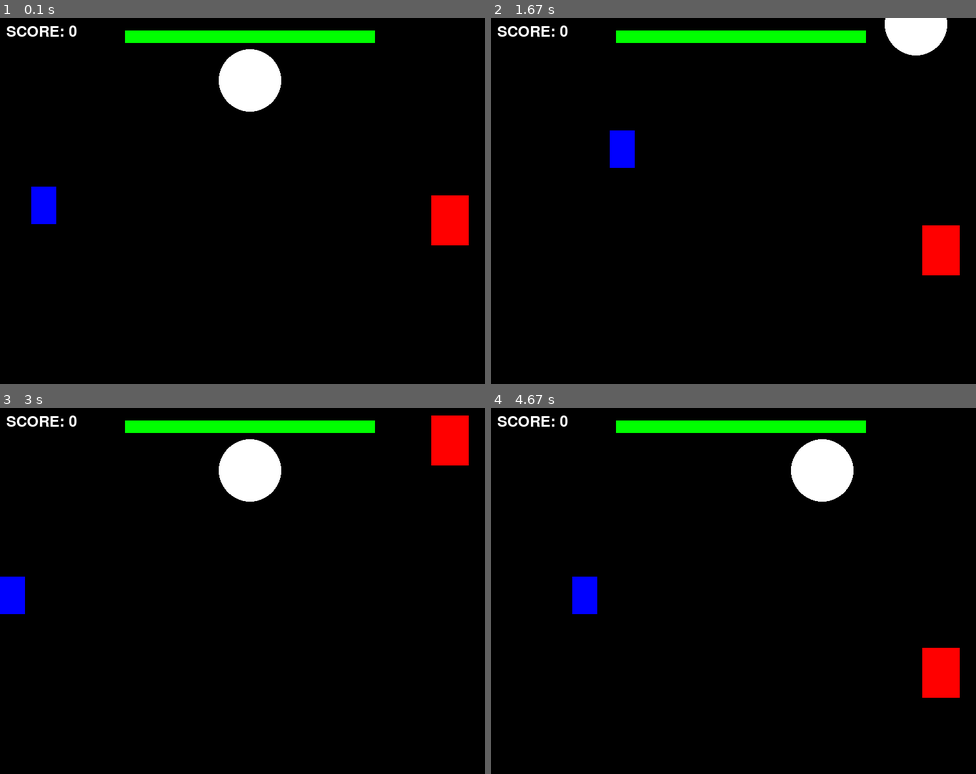
Above: before the commit, frames 1-4 (two rows, left to right).
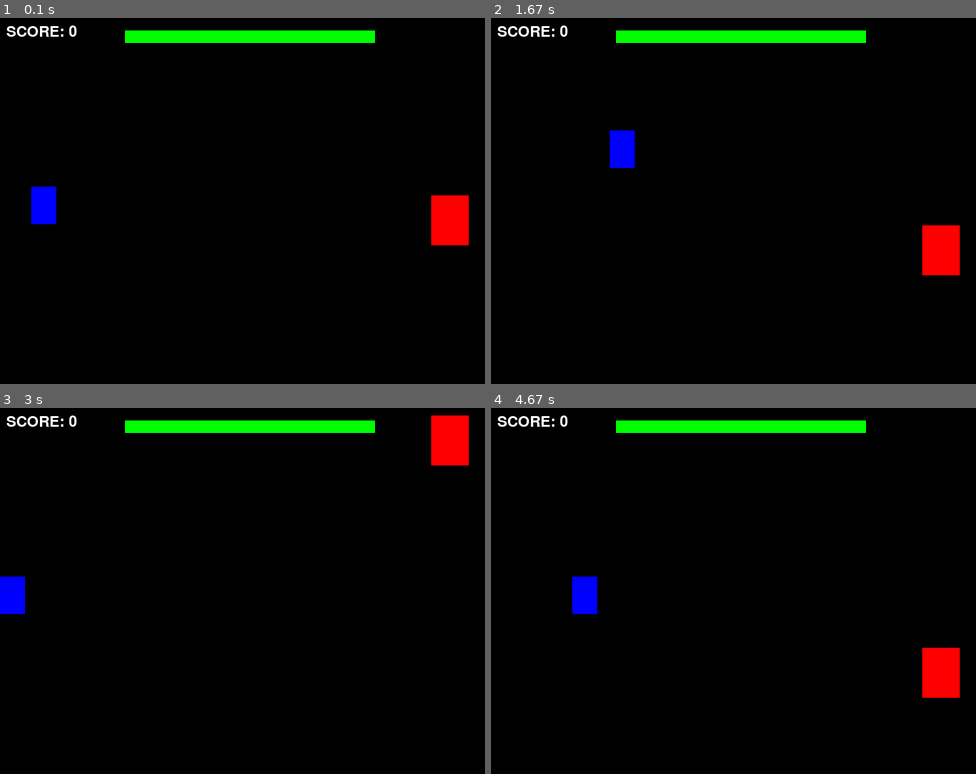
Above: after the commit, the same moments.

Repository: KuyaJimbo/Pygame_Curriculum
Game: pygame game, started from BossFight.py
Two runs of this game, one before a commit and one after it. Both use one fixed random seed, a clock stepped at 60 frames per second and the inputs below.
Inputs:
- Up to frame 1 (0.1 s): no input
- Up to frame 2 (1.67 s): hold Right 0.33-0.8 s; hold Up 0.83-1.13 s; hold W 0.83-1.13 s; hold Right 1.17-1.63 s; hold D 1.17-1.63 s
- Up to frame 3 (3 s): hold Left 1.67-2.2 s; hold A 1.67-2.2 s; hold Down 2.23-2.53 s; hold S 2.23-2.53 s; hold Left 2.57-2.97 s; hold A 2.57-2.97 s
- Up to frame 4 (4.67 s): hold Up 3-3.37 s; hold W 3-3.37 s; hold Right 3.4-4.03 s; hold D 3.4-4.03 s; hold Down 4.07-4.43 s; hold S 4.07-4.43 s; hold Left from 4.47 s (still down); hold A from 4.47 s (still down)

The runs differ from the first frame. In frame 1, 1.7% of the frame differs, in the area x 45-58%, y 8-26%; in frame 2, 1.1%; in frame 3, 1.7%; in frame 4, 1.7%.

Commit message:
Update BossFight.py

Diff:
--- a/BossFight.py
+++ b/BossFight.py
@@ -37,26 +37,6 @@
         # Draw bullet on screen here
 """
 
-class Cloud:
-    def __init__(self, x, y, radius, speed):
-        self.x = x
-        self.y = y
-        self.radius = radius
-        self.speed = speed
-
-    def roll(self):
-        keys = pygame.key.get_pressed()
-        if keys[pygame.K_LEFT]:
-            self.x -= self.speed
-        if keys[pygame.K_RIGHT]:
-            self.x += self.speed
-        if keys[pygame.K_UP]:
-            self.y -= self.speed
-        if keys[pygame.K_DOWN]:
-            self.y += self.speed
-
-    def draw(self):
-        pygame.draw.circle(screen, WHITE, (self.x, self.y), self.radius)
 
 class Player:
     def __init__(self, width, height, speed):
@@ -137,7 +117,6 @@
         pygame.draw.rect(screen, GREEN, current_health_rect)
 
 # Game Objects
-cloud = Cloud(400, 100, 50, 5)
 player = Player(40, 60, 5)
 boss = Boss(60, 80, 4)
 
@@ -157,7 +136,6 @@
         # If SPACE key is pressed, call player.shoot()
 
     # Do Object Actions
-    cloud.roll()
     player.move()
     boss.move()
     # TODO: Call boss.shoot() here
@@ -187,7 +165,6 @@
     screen.fill(BLACK)
 
     # Draw Game Objects
-    cloud.draw()
     player.draw()
     boss.draw()
     boss.draw_health()
